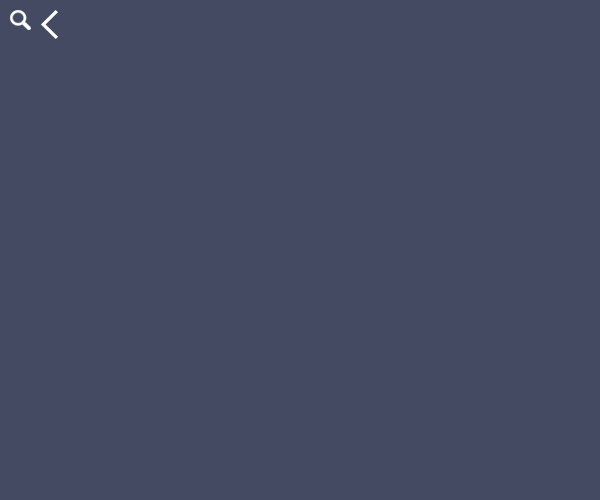
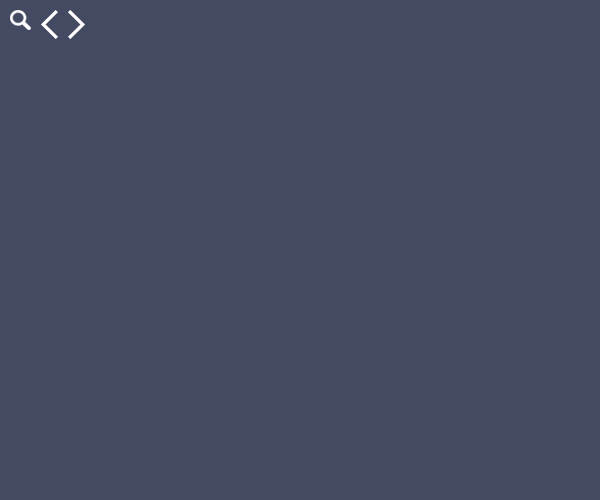
Revision of a layered 600x500 image; what changed, layer by layer:
added layer "Вправо" above "Иконка поиска" over [68,10,85,39]
